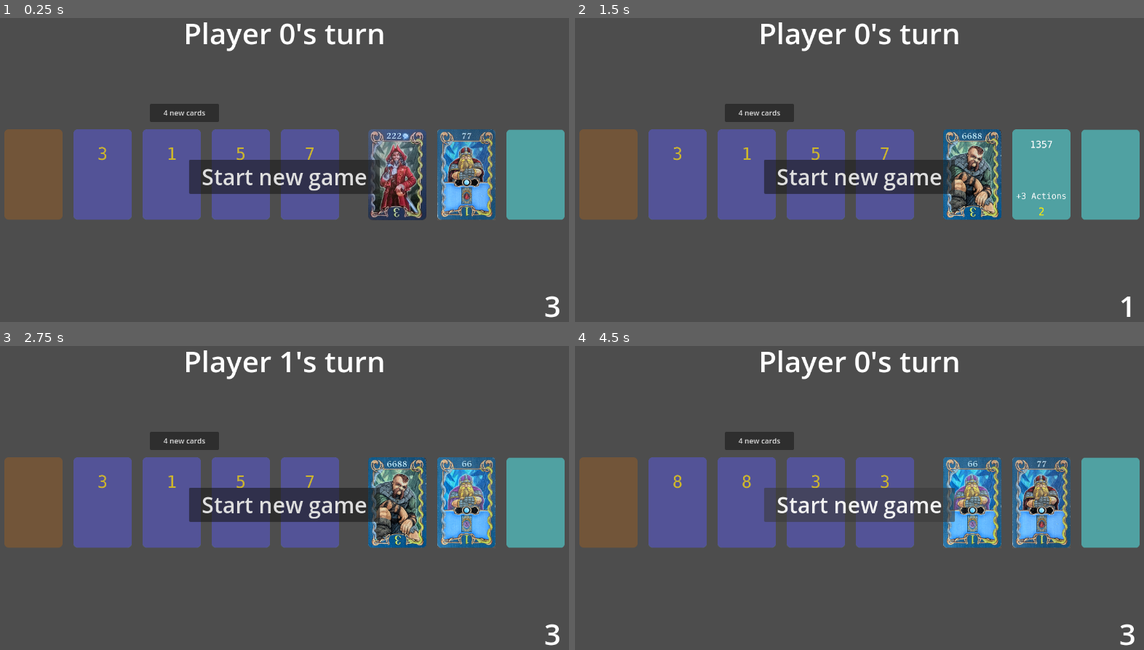
Above: before the commit, frames 1-4 (two rows, left to right).
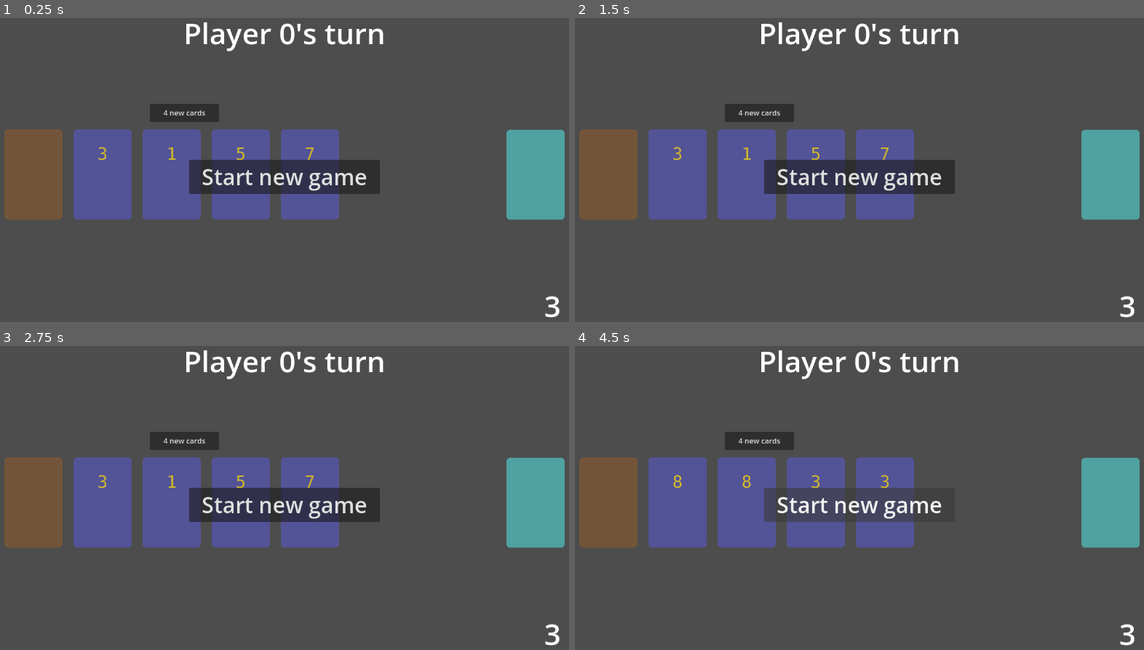
Above: after the commit, the same moments.

Repository: vbackeberg/game1
Game: Godot game, scene res://src/main.tscn
The game is run twice, just before and just after one commit, with the same random seed, the same clock (stepped at 60 frames per second) and the same inputs.
Inputs (mouse positions are in pixels of both pictures, inside the frame that each line leads up to):
- Up to frame 1 (0.25 s): no input
- Up to frame 2 (1.5 s): click (1041, 176) at 0.52 s; click (973, 176) at 1.27 s
- Up to frame 3 (2.75 s): click (466, 504) at 2.02 s
- Up to frame 4 (4.5 s): click "4 new cards" at 2.75 s; click "4 new cards" at 3.5 s; click "Start new game" at 4.25 s

The runs differ from the first frame. In frame 1, 5.4% of the frame differs, in the area x 64-88%, y 36-67%; in frame 2, 5.8%; in frame 3, 5.7%; in frame 4, 5.8%.
Error after the commit: Invalid type in function 'concat' in base 'Node2D (middle_area.gd)'. Cannot convert argument 1 from Callable to Array. (res://src/middle_area.gd:124)

Commit message:
Make cost a function that returns paid resources or null if palyer cannot afford card. Add includes and sum up to cost function.

Diff:
--- a/src/middle_area.gd
+++ b/src/middle_area.gd
@@ -165,38 +165,235 @@
 func _load_character_cards() -> Array[Dictionary]:
 	return [
 		{
-			cost = [6, 6],
+			cost = func(selectedResources: Array[int]): return _includes(selectedResources, [2, 2, 2]),
+			diamondCost = 1,
+			points = 3,
+			diamonds = 0,
+			effect = func(_player): pass
+		},
+		{
+			cost = func(selectedResources: Array[int]): return _includes(selectedResources, [6, 6, 8, 8]),
+			diamondCost = 0,
+			points = 3,
+			diamonds = 0,
+			effect = func(_player): pass
+		},
+		{
+			cost = func(selectedResources: Array[int]): return _includes(selectedResources, [6, 6, 8, 8]),
+			diamondCost = 0,
+			points = 3,
+			diamonds = 0,
+			effect = func(_player): pass
+		},
+		{
+			cost = func(selectedResources: Array[int]): return _includes(selectedResources, [1, 3, 5, 7]),
+			diamondCost = 0,
+			points = 2,
+			diamonds = 0,
+			effect = func(player): player.actionsLeft += 3 # TODO refresh label
+		},
+		{
+			cost = func(selectedResources: Array[int]): return _includes(selectedResources, [8, 8]),
+			diamondCost = 0,
+			points = 2,
+			diamonds = 0,
+			effect = func(_player): pass
+		},
+		{
+			cost = func(selectedResources: Array[int]): return _includes(selectedResources, [8, 8]),
+			diamondCost = 0,
+			points = 2,
+			diamonds = 0,
+			effect = func(_player): pass
+		},
+		{
+			cost = func(selectedResources: Array[int]): return _includes(selectedResources, [1, 1]),
+			diamondCost = 0,
+			points = 1,
+			diamonds = 0,
+			effect = func(player): player.additionalResources.add(1)
+		},
+		{
+			cost = func(selectedResources: Array[int]): return _includes(selectedResources, [2, 2]),
+			diamondCost = 0,
+			points = 1,
+			diamonds = 0,
+			effect = func(player): player.additionalResources.add(2)
+		},
+		{
+			cost = func(selectedResources: Array[int]): return _includes(selectedResources, [3, 3]),
+			diamondCost = 0,
+			points = 1,
+			diamonds = 0,
+			effect = func(player): player.additionalResources.add(3)
+		},
+		{
+			cost = func(selectedResources: Array[int]): return _includes(selectedResources, [4, 4]),
+			diamondCost = 0,
+			points = 1,
+			diamonds = 0,
+			effect = func(player): player.additionalResources.add(4) # Take into account
+		},
+		{
+			cost = func(selectedResources: Array[int]): return _includes(selectedResources, [5, 5]),
+			diamondCost = 0,
+			points = 1,
+			diamonds = 0,
+			effect = func(player): player.additionalResources.add(5)
+		},
+		{
+			cost = func(selectedResources: Array[int]): return _includes(selectedResources, [6, 6]),
 			diamondCost = 0,
 			points = 1,
 			diamonds = 0,
 			effect = func(player): player.additionalResources.add(6)
 		},
 		{
-			cost = [7, 7],
-			diamondCost = 0,
-			points = 1,
-			diamonds = 0,
-			effect = func(_player): pass
-		},
-		{
-			cost = [2, 2, 2],
-			diamondCost = 1,
-			points = 3,
-			diamonds = 0,
-			effect = func(_player): pass
-		},
-		{
-			cost = [6, 6, 8, 8],
-			diamondCost = 0,
-			points = 3,
-			diamonds = 0,
-			effect = func(_player): pass
-		},
-		{
-			cost = [1, 3, 5, 7],
-			diamondCost = 0,
-			points = 2,
-			diamonds = 0,
-			effect = func(player): player.actionsLeft += 3
-		},
+			cost = func(selectedResources: Array[int]): return _includes(selectedResources, [7, 7]),
+			diamondCost = 0,
+			points = 1,
+			diamonds = 0,
+			effect = func(player): player.additionalResources.add(7)
+		},
+		{
+			cost = func(selectedResources: Array[int]): return _includes(selectedResources, [1, 2, 3, 4]),
+			diamondCost = 0,
+			points = 1,
+			diamonds = 2,
+			effect = func(_player): pass
+		},
+		{
+			cost = func(selectedResources: Array[int]): return _includes(selectedResources, [7, 7, 7, 7]),
+			diamondCost = 0,
+			points = 4,
+			diamonds = 0,
+			effect = func(_player): pass
+		},
+		{
+			cost = func(selectedResources: Array[int]): return _includes(selectedResources, [7, 7, 7, 7]),
+			diamondCost = 0,
+			points = 4,
+			diamonds = 0,
+			effect = func(_player): pass
+		},
+		{
+			cost = func(selectedResources: Array[int]): return _includes(selectedResources, [1, 2]),
+			diamondCost = 0,
+			points = 0,
+			diamonds = 0,
+			effect = func(player): player.additionalResources.add(7)
+		},
+		{
+			cost = func(selectedResources: Array[int]): return _includes(selectedResources, [4, 5, 6, 7, 8]),
+			diamondCost = 0,
+			points = 1,
+			diamonds = 0,
+			effect = func(player): player.actionsPerTurn += 1
+		},
+		{
+			cost = func(selectedResources: Array[int]): return _sums_up_to_using_exactly_three(selectedResources, 10),
+			diamondCost = 0,
+			points = 1,
+			diamonds = 0,
+			effect = func(player): pass # TODO can use a 1 as an 8
+		},
+		{
+			cost = func(selectedResources: Array[int]): return _sums_up_to_in_any_combination(selectedResources, 10),
+			diamondCost = 0,
+			points = 1,
+			diamonds = 0,
+			effect = func(player): player.resourceCapacity += 1
+		},
+		{
+			cost = func(selectedResources: Array[int]): return _sums_up_to_in_any_combination(selectedResources, 10),
+			diamondCost = 0,
+			points = 1,
+			diamonds = 0,
+			effect = func(player): player.resourceCapacity += 1
+		},
+		{
+			cost = func(selectedResources: Array[int]): return _sums_up_to_in_any_combination(selectedResources, 10),
+			diamondCost = 0,
+			points = 1,
+			diamonds = 0,
+			effect = func(player): player.resourceCapacity += 1
+		},
+		{
+			cost = func(selectedResources: Array[int]): return _includes(selectedResources, [3, 4, 5]),
+			diamondCost = 0,
+			points = 1,
+			diamonds = 0,
+			effect = func(_player): # TODO let player select one that should return to hand
+		},
+		{
+			cost = func(selectedResources: Array[int]): return _includes_either_or(selectedResources, [3, 3, 3], [6, 6, 6]),
+			diamondCost = 0,
+			points = 3,
+			diamonds = 0,
+			effect = func(_player): pass #  TODO let neighbors play it
+		},
+		{
+			cost = func(selectedResources: Array[int]): return _includes_either_or(selectedResources, [4, 4, 4], [5, 5, 5]),
+			diamondCost = 0,
+			points = 3,
+			diamonds = 0,
+			effect = func(_player): pass
+		},
+
 	]
+
+## Checks if selected resources suffice to pay for the card.
+## Returns the resources used to pay for the card or null if they do not suffice.
+func _includes(selectedResources: Array[int], required: Array[int]):
+	var selected = selectedResources.duplicate()
+	var paid = []
+	for r in required:
+		var idx = selected.find(r)
+		if idx == -1:
+			return null
+		paid.append(selected[idx])
+		selected.remove_at(idx)
+	return paid
+
+## Checks if selected resources suffice to pay for the card for two alternatives.
+## Returns the resources used to pay or null if they do not suffice.
+func _includes_either_or(selectedResources: Array[int], eitherRequired: Array[int], orRequired: Array[int]):
+	var paid = _includes(selectedResources, eitherRequired)
+	if paid != null:
+		return paid
+
+	paid = _includes(selectedResources, orRequired)
+	if paid != null:
+		return paid
+
+	return null
+
+## Checks if a triple combination of the selected resources sum up to the given sum.
+## Returns the triple used to make the sum.
+func _sums_up_to_using_exactly_three(selectedResources: Array[int], sumUpTo: int):
+	for i in range(selectedResources.size()):
+		for j in range(i + 1, selectedResources.size()):
+			for k in range(j + 1, selectedResources.size()):
+				var triple = [selectedResources[i], selectedResources[j], selectedResources[k]]
+				if triple[0] + triple[1] + triple[2] == sumUpTo:
+					print("valid triple: ", triple)
+					return triple
+	return null
+
+## Checks if any combination of selected resources sums up to the given value.
+## Returns the first such combination found, or null if none exist.
+func _sums_up_to_in_any_combination(selectedResources: Array[int], sumTo: int):
+	var n = selectedResources.size()
+
+	# Creates a binary mask that grows from 1 to 2^n as a selector for cards.
+	# Then tries if the selected cards would sum up to sumTo.
+	for mask in range(1, 1 << n):
+		var combo = []
+		var total = 0
+		for i in range(n):
+			if mask & (1 << i):
+				combo.append(selectedResources[i])
+				total += selectedResources[i]
+		if total == sumTo:
+			return combo
+	return null
--- a/src/player_area.gd
+++ b/src/player_area.gd
@@ -129,17 +129,17 @@
 		card_node.pressed.connect(_on_character_card_pressed.bind(card_node))
 
 func _on_character_card_pressed(card: TextureButton) -> void:
-	if _enoughDiamondsSelected(card) && _enoughResourcesSelected(card):
+	if _diamondCostPaid(card) && _resourceCostPaid(card):
 		_play_character(card)
 	else:
 		print("Not enough resources/diamonds selected to play character!")
 
 
-func _enoughDiamondsSelected(card):
+func _diamondCostPaid(card):
 	print(selectedDiamonds.size(), " diamonds selected. ", card.specs.diamondCost, " needed.")
 	return selectedDiamonds.size() >= card.specs.diamondCost
 
-func _enoughResourcesSelected(card):
+func _resourceCostPaid(card):
 	var remainingResourceCost = card.specs.cost.duplicate()
 
 	for r in selectedResources:
